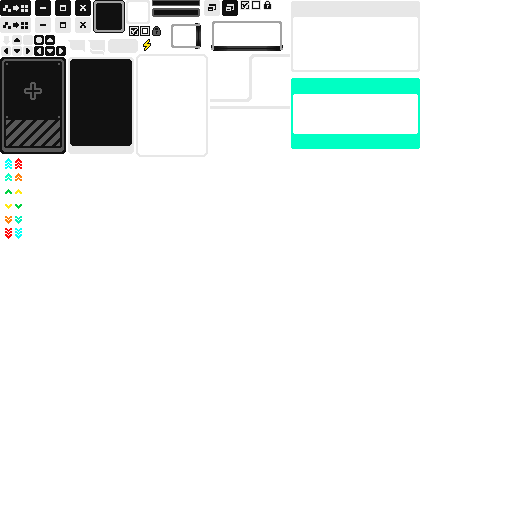
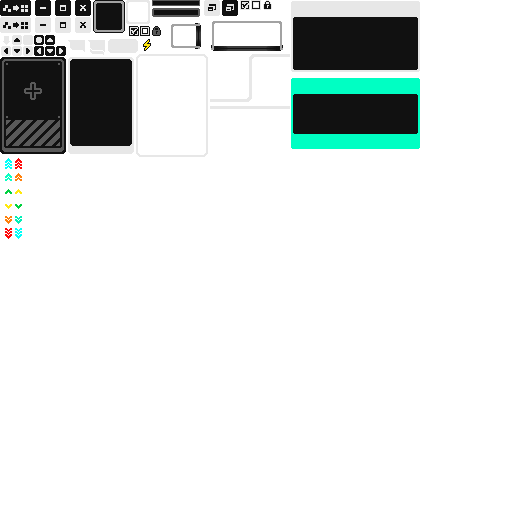
Before/after of a 512 × 512 layered artwork. What changed in the layer stack:
painted on "图层 24" over [293, 17, 418, 70]
painted on "图层 23" over [293, 94, 418, 134]
